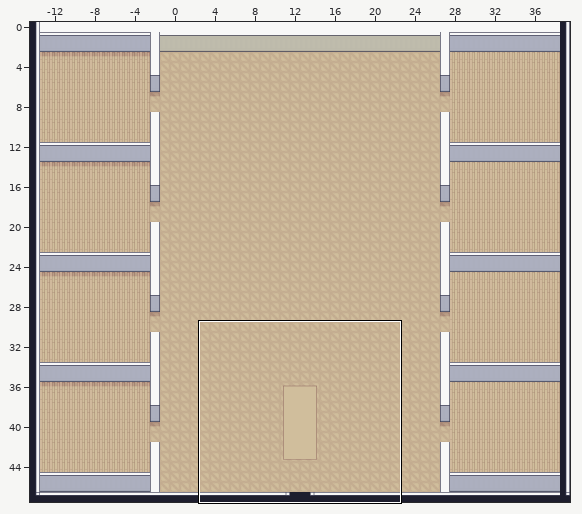
Tiled map (JSON) -- office.tmj. The first picture is a wide view before the edit; the outline marks the close-up.
Close-up. Earlier state:
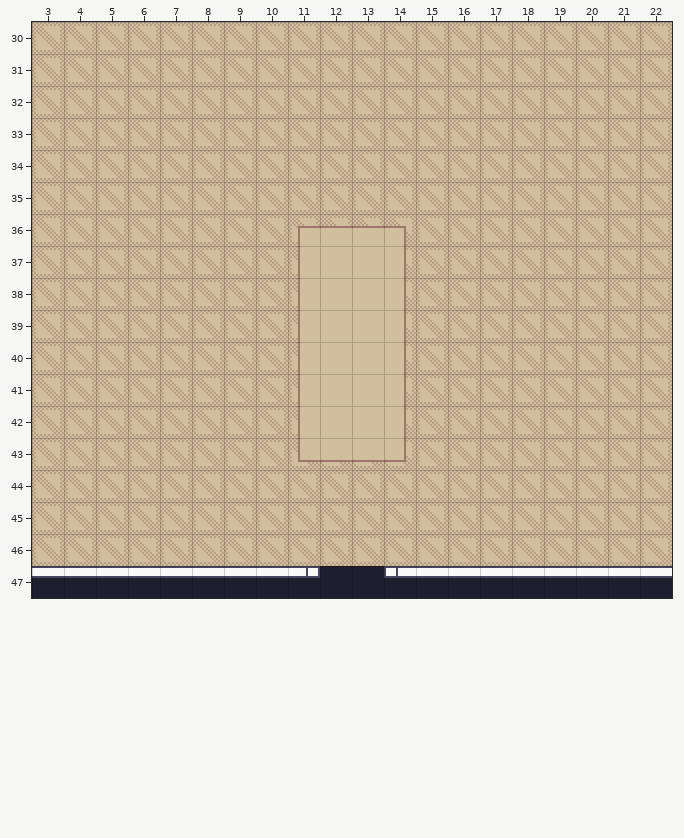
Cells are 32x32 px. Shown: x 3..22, y 30..47. The commit also changed other parts of the map, which this record leaves out. The old version is drawn lined up with the new one.
After the commit:
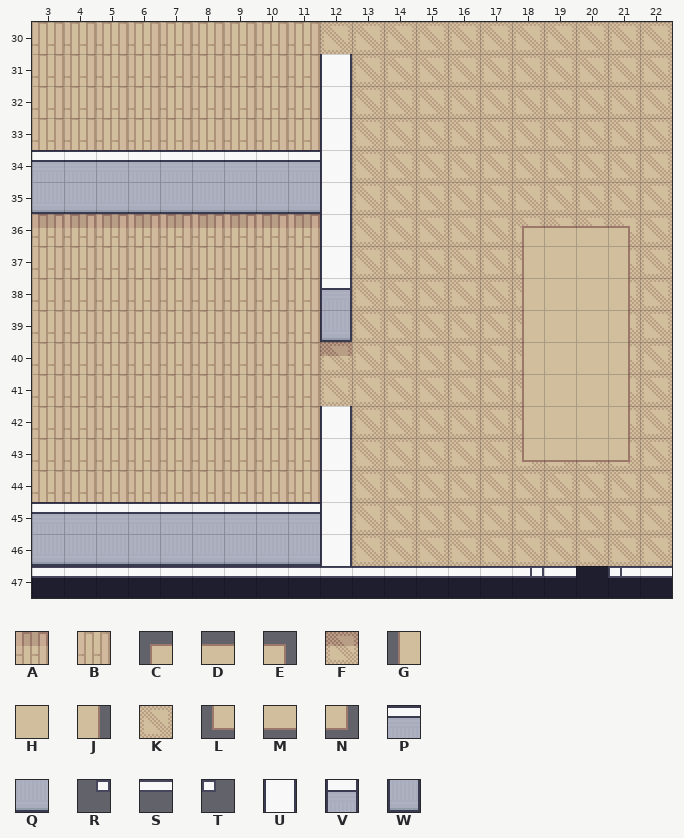
Key: from "modern_walls_and_floors": A 1361, B 1401, C 1567, D 1568, E 1569, F 1601, G 1607, H 1608, J 1609, K 1641, L 1647, M 1648, N 1649, P 1801, Q 1841, R 1880, S 1881, T 1882, U 2008, V 2048, W 2088.
_ is an empty cell, # one hidden under a higher layer.
The exact change:
map size 54x48 -> 40x48 cells (old content now starts at -14,0; both pictures use the new coordinates)
Layer "floor":
y 30..33: x 3..11 KKKKKKKKK -> BBBBBBBBB
y 34..35: x 3..11 KKKKKKKKK -> #########
y 36: x 3..12 KKKKKKKKKK -> AAAAAAAAA#
y 37..39: x 3..11 KKKKKKKKK -> BBBBBBBBB
y 40: x 3..12 KKKKKKKKK# -> BBBBBBBBBF
y 41..42: x 3..11 KKKKKKKKK -> BBBBBBBBB
y 43..44: x 3..12 KKKKKKKKKK -> BBBBBBBBB#
y 45..46: x 3..12 KKKKKKKKKK -> ##########
Layer "walls/walls1":
y 31..33: x 12 _ -> U
y 34: x 3..12 __________ -> PPPPPPPPPU
y 35: x 3..12 __________ -> QQQQQQQQQU
y 36..37: x 12 _ -> U
y 38: x 12 _ -> V
y 39: x 12 _ -> W
y 42..44: x 12 _ -> U
y 45: x 3..12 __________ -> PPPPPPPPPU
y 46: x 3..12 __________ -> QQQQQQQQQU
y 47: x 12..13 __ -> SS; x 20 S -> _
Layer "walls/walls2":
y 36: x 11..14 CDDE -> ____; x 18..21 ____ -> CDDE
y 37..42: x 11..14 GHHJ -> ____; x 18..21 ____ -> GHHJ
y 43: x 11..14 LMMN -> ____; x 18..21 ____ -> LMMN
y 47: x 11 R -> _; x 14 T -> _; x 18 _ -> R; x 21 _ -> T
Where, in picture pixels (left, top, right, bottom), the same in both close-ups:
changed: (32, 22, 406, 578)
added: (522, 226, 630, 462)
added: (530, 568, 544, 576)
changed: (576, 566, 622, 578)
